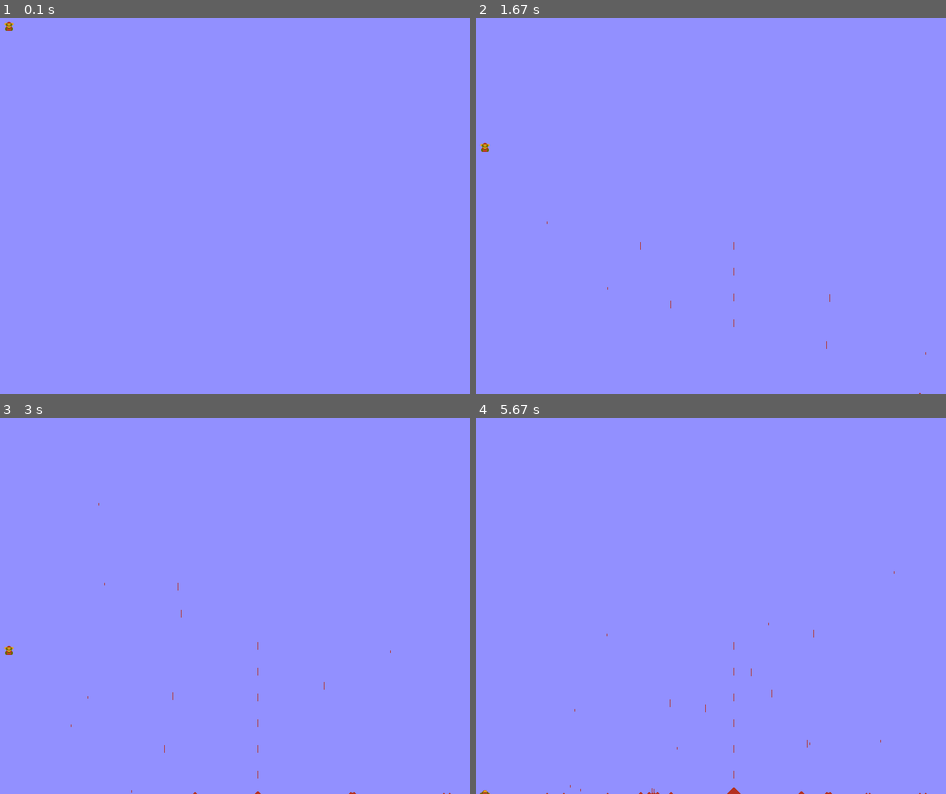
Above: before the commit, frames 1-4 (two rows, left to right).
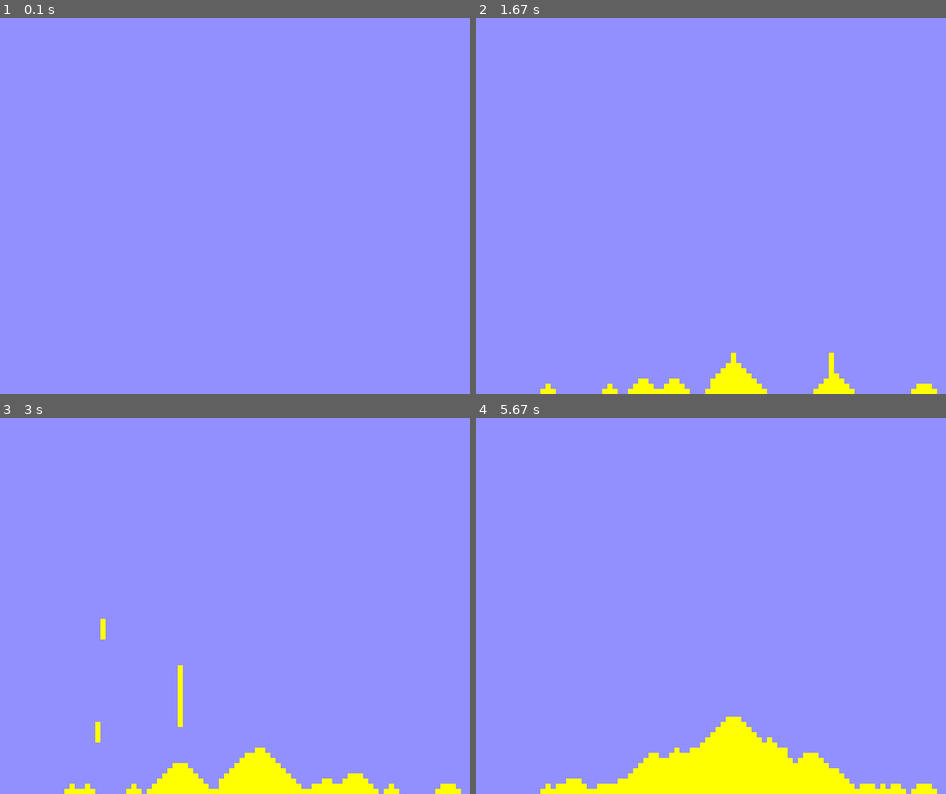
Above: after the commit, the same moments.

Repository: monke4048/Falling-Sand-simulation-in-pygame
Game: pygame game, started from main.py
Same seed, same stepped clock (60 frames per second), same inputs: the game is played once before the commit and once after it.
Inputs (mouse positions are in pixels of both pictures, inside the frame that each line leads up to):
- Up to frame 1 (0.1 s): no input
- Up to frame 2 (1.67 s): press the mouse at (734, 224) at 0.37 s; move the mouse to (668, 213) at 0.47 s; release the mouse at (607, 202) at 0.6 s; press the mouse at (734, 224) at 0.7 s; move the mouse to (828, 281) at 0.8 s; release the mouse at (917, 337) at 0.93 s; press the mouse at (734, 224) at 1.03 s; move the mouse to (640, 209) at 1.13 s; release the mouse at (546, 190) at 1.27 s; press the mouse at (734, 224) at 1.37 s; move the mouse to (828, 284) at 1.47 s; release the mouse at (927, 345) at 1.6 s
- Up to frame 3 (3 s): press the mouse at (258, 624) at 1.7 s; move the mouse to (324, 594) at 1.8 s; release the mouse at (390, 568) at 1.93 s; press the mouse at (258, 624) at 2.03 s; move the mouse to (173, 632) at 2.13 s; release the mouse at (89, 639) at 2.27 s; press the mouse at (258, 624) at 2.37 s; move the mouse to (178, 549) at 2.47 s; release the mouse at (98, 470) at 2.6 s; press the mouse at (258, 624) at 2.7 s; move the mouse to (178, 602) at 2.8 s; release the mouse at (103, 575) at 2.93 s
- Up to frame 4 (5.67 s): press the mouse at (734, 624) at 3.03 s; move the mouse to (800, 632) at 3.13 s; release the mouse at (870, 643) at 3.27 s; press the mouse at (734, 624) at 3.37 s; move the mouse to (649, 624) at 3.47 s; release the mouse at (570, 624) at 3.6 s; press the mouse at (734, 624) at 3.7 s; move the mouse to (668, 560) at 3.8 s; release the mouse at (607, 500) at 3.93 s; press the mouse at (734, 624) at 4.03 s; move the mouse to (805, 628) at 4.13 s; release the mouse at (880, 632) at 4.27 s; press the mouse at (734, 624) at 4.37 s; move the mouse to (748, 583) at 4.47 s; release the mouse at (767, 538) at 4.6 s; press the mouse at (734, 624) at 4.7 s; move the mouse to (814, 568) at 4.8 s; release the mouse at (894, 515) at 4.93 s; press the mouse at (734, 624) at 5.03 s; move the mouse to (706, 669) at 5.13 s; release the mouse at (678, 715) at 5.27 s; press the mouse at (734, 624) at 5.37 s; move the mouse to (772, 681) at 5.47 s; release the mouse at (809, 737) at 5.6 s

The runs differ from the first frame. In frame 1, less than 0.1% of the frame differs, in the area x 0-3%, y 1-4%; in frame 2, 1.7%; in frame 3, 3.4%; in frame 4, 6.7%, in the area x 0-99%, y 40-100%.

Commit message:
remover update
removed everything. starting again

Diff:
--- a/main.py
+++ b/main.py
@@ -1,25 +1,13 @@
 import pygame
+import pygame.gfxdraw
 pygame.init()
 width,height = 800,600
 win = pygame.display.set_mode((width,height))
 
-b = [                                                                                                             [16, 10, 1 ,1,1], [17, 10, 1 ,1,1], [18, 10, 1 ,1,1], [19, 10, 1 ,1,1],
-                                                            [13, 11, 1 ,1,2]                  , [15, 11, 1 ,1,1], [16, 11, 1 ,1,1], [17, 11, 1 ,1,1], [18, 11, 1 ,1,1], [19, 11, 1 ,1,1], [20, 11, 1 ,1,1],                   [22, 11, 1 ,1,2],
-                        [11, 12, 1 ,1,2], [12, 12, 1 ,1,2], [13, 12, 1 ,1,2], [14, 12, 1 ,1,3], [15, 12, 1 ,1,2], [16, 12, 1 ,1,3], [17, 12, 1 ,1,2], [18, 12, 1 ,1,2], [19, 12, 1 ,1,3], [20, 12, 1 ,1,2], [21, 12, 1 ,1,3], [22, 12, 1 ,1,2], [23, 12, 1 ,1,2], [24, 12, 1 ,1,2],
-                        [11, 13, 1 ,1,2], [12, 13, 1 ,1,2], [13, 13, 1 ,1,3], [14, 13, 1 ,1,3], [15, 13, 1 ,1,2], [16, 13, 1 ,1,3], [17, 13, 1 ,1,2], [18, 13, 1 ,1,2], [19, 13, 1 ,1,3], [20, 13, 1 ,1,2], [21, 13, 1 ,1,3], [22, 13, 1 ,1,3], [23, 13, 1 ,1,2], [24, 13, 1 ,1,2],
-                        [11, 14, 1 ,1,2], [12, 14, 1 ,1,2], [13, 14, 1 ,1,3], [14, 14, 1 ,1,3], [15, 14, 1 ,1,3], [16, 14, 1 ,1,2], [17, 14, 1 ,1,2], [18, 14, 1 ,1,2], [19, 14, 1 ,1,2], [20, 14, 1 ,1,3], [21, 14, 1 ,1,3], [22, 14, 1 ,1,3], [23, 14, 1 ,1,2], [24, 14, 1 ,1,2],
-                                                            [13, 15, 1 ,1,3], [14, 15, 1 ,1,3], [15, 15, 1 ,1,3], [16, 15, 1 ,1,3], [17, 15, 1 ,1,2], [18, 15, 1 ,1,2], [19, 15, 1 ,1,3], [20, 15, 1 ,1,3], [21, 15, 1 ,1,3], [22, 15, 1 ,1,3],
-                                                                              [14, 16, 1 ,1,3], [15, 16, 1 ,1,2], [16, 16, 1 ,1,3], [17, 16, 1 ,1,3], [18, 16, 1 ,1,3], [19, 16, 1 ,1,3], [20, 16, 1 ,1,2], [21, 16, 1 ,1,3],
-                                                                              [14, 17, 1 ,1,3], [15, 17, 1 ,1,2], [16, 17, 1 ,1,2], [17, 17, 1 ,1,2], [18, 17, 1 ,1,2], [19, 17, 1 ,1,2], [20, 17, 1 ,1,2], [21, 17, 1 ,1,3],
-                                                            [13, 18, 1 ,1,1], [14, 18, 1 ,1,1], [15, 18, 1 ,1,1], [16, 18, 1 ,1,2], [17, 18, 1 ,1,2], [18, 18, 1 ,1,2], [19, 18, 1 ,1,2], [20, 18, 1 ,1,1], [21, 18, 1 ,1,1], [22, 18, 1 ,1,1],
-                                          [12, 19, 1 ,1,3], [13, 19, 1 ,1,3], [14, 19, 1 ,1,1], [15, 19, 1 ,1,1], [16, 19, 1 ,1,3], [17, 19, 1 ,1,3], [18, 19, 1 ,1,3], [19, 19, 1 ,1,3], [20, 19, 1 ,1,1], [21, 19, 1 ,1,1], [22, 19, 1 ,1,3], [23, 19, 1 ,1,3],
-                                          [12, 20, 1 ,1,3], [13, 20, 1 ,1,3], [14, 20, 1 ,1,3], [15, 20, 1 ,1,1], [16, 20, 1 ,1,1], [17, 20, 1 ,1,3], [18, 20, 1 ,1,3], [19, 20, 1 ,1,1], [20, 20, 1 ,1,1], [21, 20, 1 ,1,3], [22, 20, 1 ,1,3], [23, 20, 1 ,1,3],
-                                          [12, 21, 1 ,1,3], [13, 21, 1 ,1,3], [14, 21, 1 ,1,3], [15, 21, 1 ,1,1], [16, 21, 1 ,1,2], [17, 21, 1 ,1,1], [18, 21, 1 ,1,1], [19, 21, 1 ,1,2], [20, 21, 1 ,1,1], [21, 21, 1 ,1,3], [22, 21, 1 ,1,3], [23, 21, 1 ,1,3],
-                                          [12, 22, 1 ,1,3], [13, 22, 1 ,1,3], [14, 22, 1 ,1,3], [15, 22, 1 ,1,1], [16, 22, 1 ,1,1], [17, 22, 1 ,1,1], [18, 22, 1 ,1,1], [19, 22, 1 ,1,1], [20, 22, 1 ,1,1], [21, 22, 1 ,1,3], [22, 22, 1 ,1,3], [23, 22, 1 ,1,3],
-                                                            [13, 23, 1 ,1,3], [14, 23, 1 ,1,3], [15, 23, 1 ,1,1], [16, 23, 1 ,1,1], [17, 23, 1 ,1,1], [18, 23, 1 ,1,1], [19, 23, 1 ,1,1], [20, 23, 1 ,1,1], [21, 23, 1 ,1,3], [22, 23, 1 ,1,3] ]
 
-blocks = b
-gridsize = 1
+
+blocks = []
+gridsize = 8
 clock = pygame.time.Clock()
 maxHe = (height - gridsize) // gridsize
 maxWi = (width - gridsize) // gridsize
@@ -28,14 +16,14 @@
 lx = 10
 ly = 10
 def Clacultae(maxHe,maxWi,xpos,ypos,static,blocks):
-        if ypos < maxHe and [xpos,ypos + 1,1,0,1] not in blocks and [xpos,ypos + 1,2,0,1] not in blocks and [xpos,ypos + 1,1,0,2] not in blocks and [xpos,ypos + 1,2,0,2] not in blocks and [xpos,ypos + 1,1,0,3] not in blocks and [xpos,ypos + 1,2,0,3] not in blocks:
+        if ypos < maxHe and [xpos,ypos + 1,1,0] not in blocks and [xpos,ypos + 1,2,0] not in blocks:
                         ypos += 1
                         static = 1
-        elif ypos < maxHe and xpos < maxWi and [xpos + 1,ypos + 1,1,0,1] not in blocks and [xpos + 1,ypos + 1,2,0,1] not in blocks and [xpos + 1,ypos ,2,0,1] not in blocks and [xpos + 1,ypos + 1,1,0,2] not in blocks and [xpos + 1,ypos + 1,2,0,2] not in blocks and [xpos + 1,ypos ,2,0,2] not in blocks and [xpos + 1,ypos + 1,1,0,3] not in blocks and [xpos + 1,ypos + 1,2,0,3] not in blocks and [xpos + 1,ypos ,2,0,3] not in blocks:
+        elif ypos < maxHe and xpos < maxWi and [xpos + 1,ypos + 1,1,0] not in blocks and [xpos + 1,ypos + 1,2,0] not in blocks and [xpos + 1,ypos,2,0] not in blocks:
                         xpos += 1
                         ypos += 1
                         static = 1
-        elif ypos < maxHe and xpos > 0 and [xpos - 1,ypos + 1,1,0,1] not in blocks and [xpos - 1,ypos + 1,2,0,1] not in blocks and [xpos - 1,ypos,2,0,1] not in blocks and [xpos - 1,ypos + 1,1,0,2] not in blocks and [xpos - 1,ypos + 1,2,0,2] not in blocks and [xpos - 1,ypos,2,0,2] not in blocks and [xpos - 1,ypos + 1,1,0,3] not in blocks and [xpos - 1,ypos + 1,2,0,3] not in blocks and [xpos - 1,ypos,2,0,3] not in blocks:
+        elif ypos < maxHe and xpos > 0 and [xpos - 1,ypos + 1,1,0] not in blocks and [xpos - 1,ypos + 1,2,0] not in blocks and [xpos - 1,ypos,2,0] not in blocks:
                 xpos -= 1
                 ypos += 1
                 static = 1
@@ -52,41 +40,44 @@
         if g.type == pygame.KEYDOWN:
               if g.key == pygame.K_SPACE:
                     dead = False
-                    print(blocks)
         if g.type == pygame.QUIT:
             print(len(blocks))
-            print(blocks)
             pygame.quit()
     if mKEY[0]:
         m = pygame.mouse.get_pos()
-        if [m[0] //gridsize,m[1]//gridsize,2,0,1] not in blocks and [m[0] //gridsize,m[1]//gridsize,2,0,2] not in blocks and [m[0] //gridsize,m[1]//gridsize,2,0,3] not in blocks:
-               if [m[0] //gridsize,m[1]//gridsize,1,1,1] not in blocks and [m[0] //gridsize,m[1]//gridsize,1,0,1] not in blocks and [m[0] //gridsize,m[1]//gridsize,1,1,2] not in blocks and [m[0] //gridsize,m[1]//gridsize,1,0,2] not in blocks and [m[0] //gridsize,m[1]//gridsize,1,1,3] not in blocks and [m[0] //gridsize,m[1]//gridsize,1,0,3] not in blocks:
-                        blocks.append([m[0] //gridsize,m[1]//gridsize,1,1,1])
-    if mKEY[1]:
-        m = pygame.mouse.get_pos()
-
-        if [m[0] //gridsize,m[1]//gridsize,2,0,1] not in blocks and [m[0] //gridsize,m[1]//gridsize,2,0,2] not in blocks and [m[0] //gridsize,m[1]//gridsize,2,0,3] not in blocks:
-               if [m[0] //gridsize,m[1]//gridsize,1,1,1] not in blocks and [m[0] //gridsize,m[1]//gridsize,1,0,1] not in blocks and [m[0] //gridsize,m[1]//gridsize,1,1,2] not in blocks and [m[0] //gridsize,m[1]//gridsize,1,0,2] not in blocks and [m[0] //gridsize,m[1]//gridsize,1,1,3] not in blocks and [m[0] //gridsize,m[1]//gridsize,1,0,3] not in blocks:
-                        blocks.append([m[0] //gridsize,m[1]//gridsize,1,1,2])
+        if [m[0] //gridsize,m[1]//gridsize,2,0]:
+               if [m[0] //gridsize,m[1]//gridsize,1,1] not in blocks:
+                        blocks.append([m[0] //gridsize,m[1]//gridsize,1,1])
     if mKEY[2]:
         m = pygame.mouse.get_pos()
 
-        if [m[0] //gridsize,m[1]//gridsize,2,0,1] not in blocks and [m[0] //gridsize,m[1]//gridsize,2,0,2] not in blocks and [m[0] //gridsize,m[1]//gridsize,2,0,3] not in blocks:
-               if [m[0] //gridsize,m[1]//gridsize,1,1,1] not in blocks and [m[0] //gridsize,m[1]//gridsize,1,0,1] not in blocks and [m[0] //gridsize,m[1]//gridsize,1,1,2] not in blocks and [m[0] //gridsize,m[1]//gridsize,1,0,2] not in blocks and [m[0] //gridsize,m[1]//gridsize,1,1,3] not in blocks and [m[0] //gridsize,m[1]//gridsize,1,0,3] not in blocks:
-                        blocks.append([m[0] //gridsize,m[1]//gridsize,1,1,3])
+        if [m[0] //gridsize,m[1]//gridsize,2,0] not in blocks:
+               if [m[0] //gridsize,m[1]//gridsize,1,1] not in blocks :
+                        blocks.append([m[0] //gridsize,m[1]//gridsize,2,0])
 
     for i in blocks:
         if i[2] == 1:
-                if dead:
-                        if i[3] == 1:
-                                i[0],i[1],i[3] = Clacultae(maxHe,maxWi,i[0],i[1],i[3],blocks)
-                        if i[4] == 1:
-                                pygame.draw.rect(win,(181,49,32),(i[0] * gridsize,i[1]*gridsize,gridsize,gridsize))
-                        if i[4] == 2:
-                                pygame.draw.rect(win,(234,158,34),(i[0] * gridsize,i[1]*gridsize,gridsize,gridsize))
-                        if i[4] == 3:
-                                pygame.draw.rect(win,(107,109,0),(i[0] * gridsize,i[1]*gridsize,gridsize,gridsize))
+                if i[3] == 1:
+                        i[0],i[1],i[3] = Clacultae(maxHe,maxWi,i[0],i[1],i[3],blocks)
+                pygame.draw.rect(win,(255,255,0),(i[0]* gridsize,i[1] * gridsize,gridsize,gridsize))
         if i[2] == 2:
              pygame.draw.rect(win,(107,109,0),(i[0] * gridsize,i[1]*gridsize,gridsize,gridsize))
     pygame.display.flip()
     clock.tick(1000000000000000000)
+
+#1 - sand
+#2 - stone
+b = [                                                                                                             [16, 10, 1 ,1,1], [17, 10, 1 ,1,1], [18, 10, 1 ,1,1], [19, 10, 1 ,1,1],
+                                                            [13, 11, 1 ,1,2]                  , [15, 11, 1 ,1,1], [16, 11, 1 ,1,1], [17, 11, 1 ,1,1], [18, 11, 1 ,1,1], [19, 11, 1 ,1,1], [20, 11, 1 ,1,1],                   [22, 11, 1 ,1,2],
+                        [11, 12, 1 ,1,2], [12, 12, 1 ,1,2], [13, 12, 1 ,1,2], [14, 12, 1 ,1,3], [15, 12, 1 ,1,2], [16, 12, 1 ,1,3], [17, 12, 1 ,1,2], [18, 12, 1 ,1,2], [19, 12, 1 ,1,3], [20, 12, 1 ,1,2], [21, 12, 1 ,1,3], [22, 12, 1 ,1,2], [23, 12, 1 ,1,2], [24, 12, 1 ,1,2],
+                        [11, 13, 1 ,1,2], [12, 13, 1 ,1,2], [13, 13, 1 ,1,3], [14, 13, 1 ,1,3], [15, 13, 1 ,1,2], [16, 13, 1 ,1,3], [17, 13, 1 ,1,2], [18, 13, 1 ,1,2], [19, 13, 1 ,1,3], [20, 13, 1 ,1,2], [21, 13, 1 ,1,3], [22, 13, 1 ,1,3], [23, 13, 1 ,1,2], [24, 13, 1 ,1,2],
+                        [11, 14, 1 ,1,2], [12, 14, 1 ,1,2], [13, 14, 1 ,1,3], [14, 14, 1 ,1,3], [15, 14, 1 ,1,3], [16, 14, 1 ,1,2], [17, 14, 1 ,1,2], [18, 14, 1 ,1,2], [19, 14, 1 ,1,2], [20, 14, 1 ,1,3], [21, 14, 1 ,1,3], [22, 14, 1 ,1,3], [23, 14, 1 ,1,2], [24, 14, 1 ,1,2],
+                                                            [13, 15, 1 ,1,3], [14, 15, 1 ,1,3], [15, 15, 1 ,1,3], [16, 15, 1 ,1,3], [17, 15, 1 ,1,2], [18, 15, 1 ,1,2], [19, 15, 1 ,1,3], [20, 15, 1 ,1,3], [21, 15, 1 ,1,3], [22, 15, 1 ,1,3],
+                                                                              [14, 16, 1 ,1,3], [15, 16, 1 ,1,2], [16, 16, 1 ,1,3], [17, 16, 1 ,1,3], [18, 16, 1 ,1,3], [19, 16, 1 ,1,3], [20, 16, 1 ,1,2], [21, 16, 1 ,1,3],
+                                                                              [14, 17, 1 ,1,3], [15, 17, 1 ,1,2], [16, 17, 1 ,1,2], [17, 17, 1 ,1,2], [18, 17, 1 ,1,2], [19, 17, 1 ,1,2], [20, 17, 1 ,1,2], [21, 17, 1 ,1,3],
+                                                            [13, 18, 1 ,1,1], [14, 18, 1 ,1,1], [15, 18, 1 ,1,1], [16, 18, 1 ,1,2], [17, 18, 1 ,1,2], [18, 18, 1 ,1,2], [19, 18, 1 ,1,2], [20, 18, 1 ,1,1], [21, 18, 1 ,1,1], [22, 18, 1 ,1,1],
+                                          [12, 19, 1 ,1,3], [13, 19, 1 ,1,3], [14, 19, 1 ,1,1], [15, 19, 1 ,1,1], [16, 19, 1 ,1,3], [17, 19, 1 ,1,3], [18, 19, 1 ,1,3], [19, 19, 1 ,1,3], [20, 19, 1 ,1,1], [21, 19, 1 ,1,1], [22, 19, 1 ,1,3], [23, 19, 1 ,1,3],
+                                          [12, 20, 1 ,1,3], [13, 20, 1 ,1,3], [14, 20, 1 ,1,3], [15, 20, 1 ,1,1], [16, 20, 1 ,1,1], [17, 20, 1 ,1,3], [18, 20, 1 ,1,3], [19, 20, 1 ,1,1], [20, 20, 1 ,1,1], [21, 20, 1 ,1,3], [22, 20, 1 ,1,3], [23, 20, 1 ,1,3],
+                                          [12, 21, 1 ,1,3], [13, 21, 1 ,1,3], [14, 21, 1 ,1,3], [15, 21, 1 ,1,1], [16, 21, 1 ,1,2], [17, 21, 1 ,1,1], [18, 21, 1 ,1,1], [19, 21, 1 ,1,2], [20, 21, 1 ,1,1], [21, 21, 1 ,1,3], [22, 21, 1 ,1,3], [23, 21, 1 ,1,3],
+                                          [12, 22, 1 ,1,3], [13, 22, 1 ,1,3], [14, 22, 1 ,1,3], [15, 22, 1 ,1,1], [16, 22, 1 ,1,1], [17, 22, 1 ,1,1], [18, 22, 1 ,1,1], [19, 22, 1 ,1,1], [20, 22, 1 ,1,1], [21, 22, 1 ,1,3], [22, 22, 1 ,1,3], [23, 22, 1 ,1,3],
+                                                            [13, 23, 1 ,1,3], [14, 23, 1 ,1,3], [15, 23, 1 ,1,1], [16, 23, 1 ,1,1], [17, 23, 1 ,1,1], [18, 23, 1 ,1,1], [19, 23, 1 ,1,1], [20, 23, 1 ,1,1], [21, 23, 1 ,1,3], [22, 23, 1 ,1,3] ]
